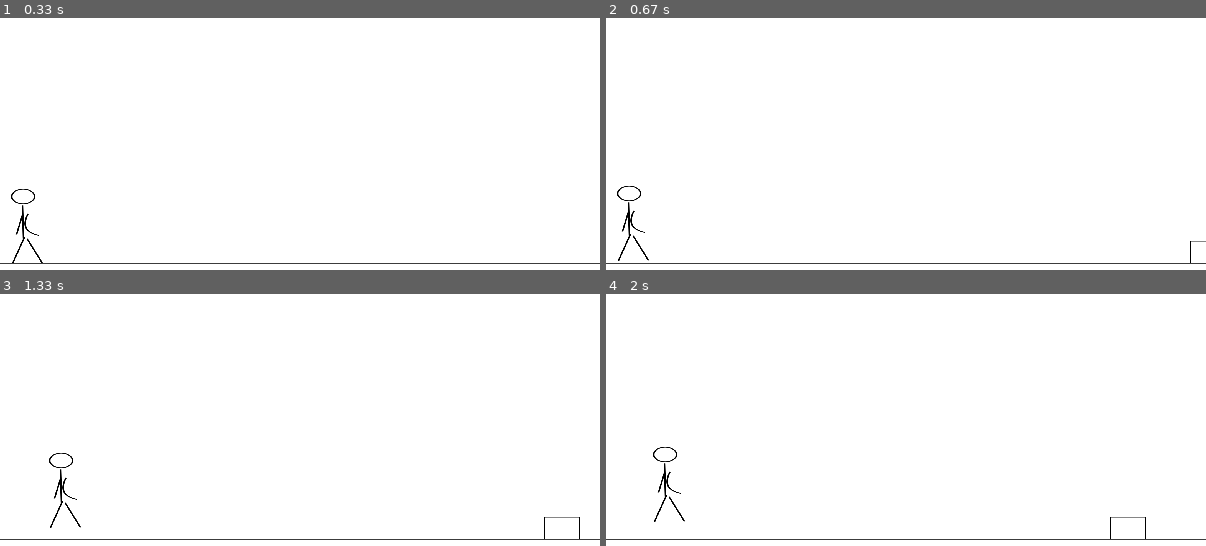
Above: before the commit, frames 1-4 (two rows, left to right).
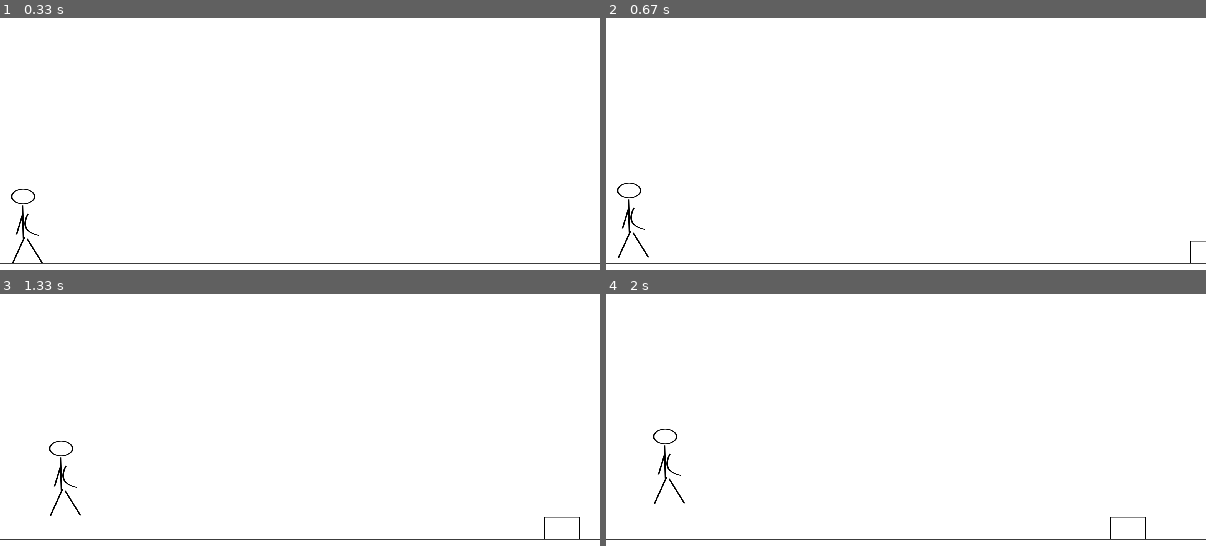
Above: after the commit, the same moments.

Repository: VeroniBraakman/Basic_Game
Game: pygame game, started from PygameTest.py
The game is run twice, just before and just after one commit, with the same random seed, the same clock (stepped at 60 frames per second) and the same inputs.
Inputs:
- Up to frame 1 (0.33 s): no input
- Up to frame 2 (0.67 s): tap Space at 0.33 s
- Up to frame 3 (1.33 s): hold Right 0.67-1.13 s; tap Space at 0.73, 1.03, 1.23 s; hold Right from 1.17 s (still down)
- Up to frame 4 (2 s): tap Space at 1.53, 1.73 s; release Right at 1.63 s; hold Left from 1.67 s (still down)

Frame 1 is identical in both runs. In frame 2, 0.3% of the frame differs, in the area x 1-8%, y 65-97%; in frame 3, 0.4%; in frame 4, 0.4%, in the area x 7-14%, y 53-91%.

Commit message:
better collision detection and unfinished a jump function

Diff:
--- a/PygameTest.py
+++ b/PygameTest.py
@@ -34,17 +34,23 @@
         m_c.x -= VEL
 
 def m_c_jump(m_c):
-    jump = False
+    y_gravity = 1
+    jump_height = 2
+    y_velocity = jump_height
+
+
     key_input = p.key.get_pressed()
-    if key_input[p.K_SPACE] and jump == False:
-        jump = True
+    if key_input[p.K_SPACE]:
+        m_c.y -= y_velocity
+        y_velocity -= y_gravity
+        if y_velocity < jump_height:
+            y_velocity = jump_height
 
-    if jump == True:
-        m_c.y -= VEL
+
 
 
 def detect_collision(m_o, m_c):
-    if m_o.x < m_c.x:
+    if m_o.x < m_c.x and m_c.y >= 149:
         m_c.x = 0
 
 def move_main_object(m_o):
